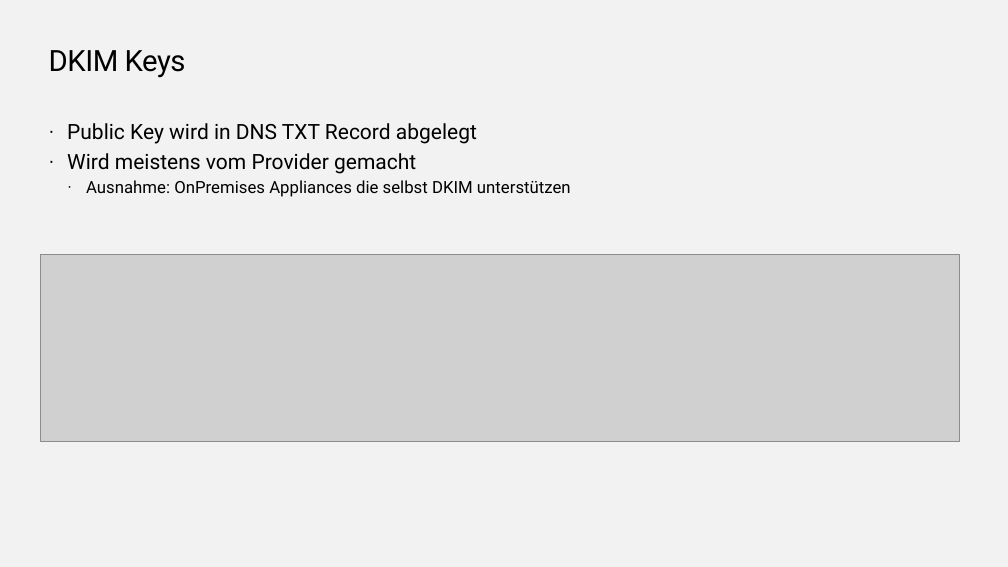
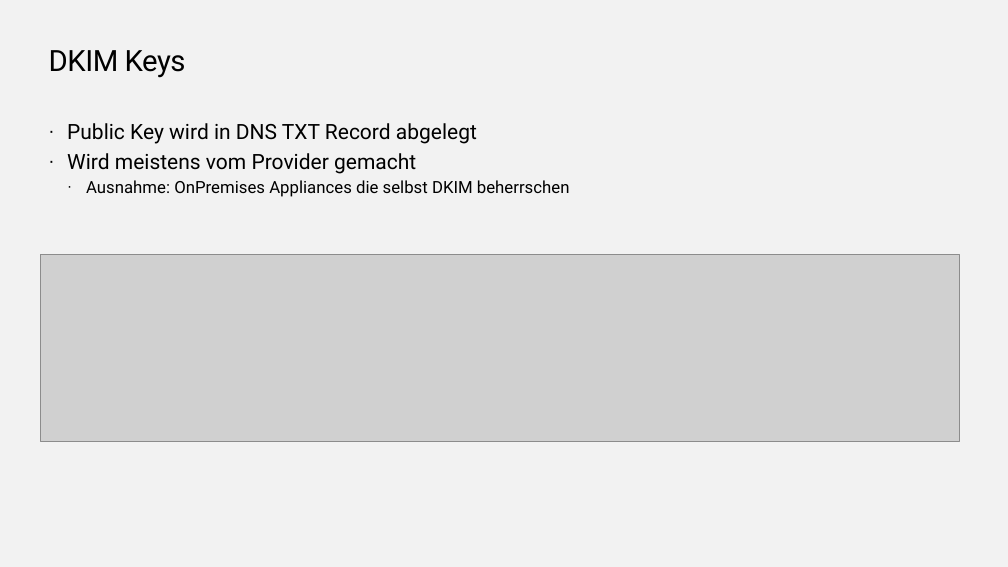
Before and after one commit to EnterpriseTrainingCenter/ExchangeServer, a slide deck: slide 26 of SMEXOP/SMEXOP_V1.0.pptx (slide 28 before the commit). Drawn at 1008x567 pixels with LibreOffice and Linux fonts; fonts in the diff are those of the drawing; grey boxes stand for pictures; background and template pictures are left out. Boxes give left, top, right and bottom in pixels: in the first picture for what was removed or moved away, otherwise in the second. Text is boxed around its words. In the diff, an @@ line names an element or a change of style, - is before the commit and + after.

```diff
--- a/SMEXOP/SMEXOP_V1.0.pptx
+++ b/SMEXOP/SMEXOP_V1.0.pptx
@@ text at [86, 180, 570, 197]: text changed @@
-  · Ausnahme: OnPremises Appliances die selbst DKIM unterstützen
+  · Ausnahme: OnPremises Appliances die selbst DKIM beherrschen
```
Also in this commit, not shown: 7 other slides changed, 4 slides removed.
